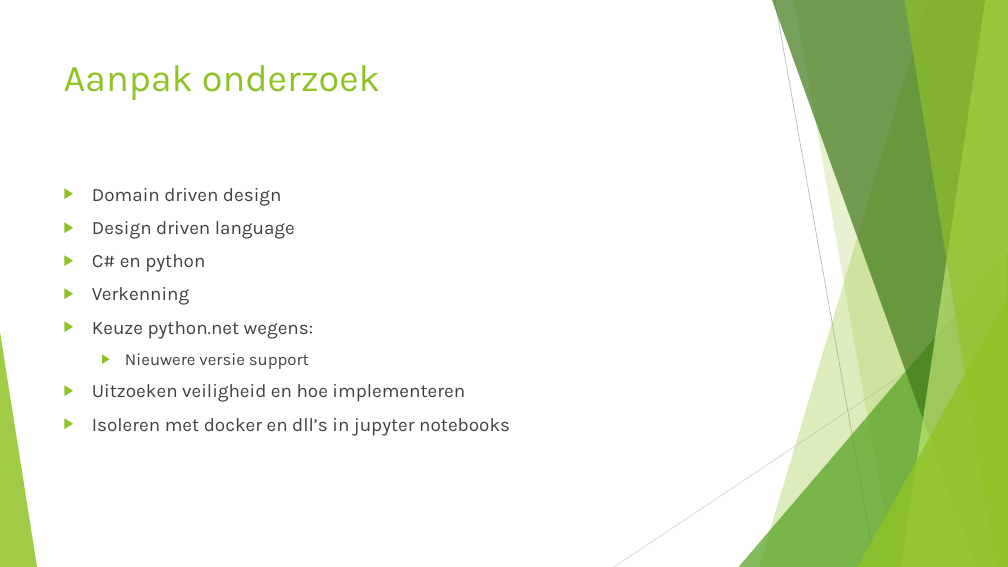
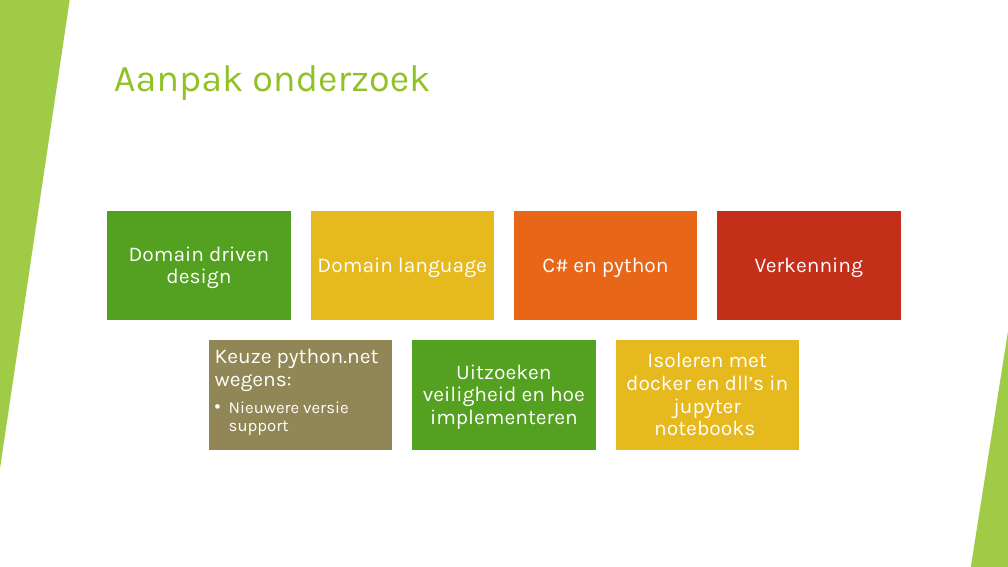
Before and after one commit to kodarakK/hogent-bachproef-caradocroetynck2526, a slide deck: slide 3 of Bachelorproef verdediging.pptx. Drawn at 1008x567 pixels with LibreOffice and Linux fonts; fonts in the diff are those of the drawing. Boxes give left, top, right and bottom in pixels: in the first picture for what was removed or moved away, otherwise in the second. Text is boxed around its words. In the diff, an @@ line names an element or a change of style, - is before the commit and + after.

Commit message:
idk

```diff
--- a/Bachelorproef verdediging.pptx
+++ b/Bachelorproef verdediging.pptx
@@ rectangle added at (0,0,1008,567), fill #FFFFFF @@
@@ triangle added at (0,0,70,469), fill #90C226 at 85% opacity @@
@@ title "Aanpak onderzoek": place and size @@
-title "Aanpak onderzoek" at (64,65,380,100)
+title "Aanpak onderzoek" at (114,65,430,100)
@@ text removed at (92,188,510,436) @@
-▶ Domain driven design
-▶ Design driven language
-▶ C# en python
-▶ Verkenning
-▶ Keuze python.net wegens:
-  ▶ Nieuwere versie support
-▶ Uitzoeken veiligheid en hoe implementeren
-▶ Isoleren met docker en dll’s in jupyter notebooks
@@ group added at (107,210,901,451): 7 rectangles, 7 texts @@
+Domain driven design
+Domain language
+C# en python
+Verkenning
+Keuze python.net wegens:
+  • Nieuwere versie support
+Uitzoeken veiligheid en hoe implementeren
+Isoleren met docker en dll’s in jupyter notebooks
@@ triangle added at (971,332,1008,567), fill #90C226 at 85% opacity @@
```
Also in this commit, not shown: 5 other slides changed.
